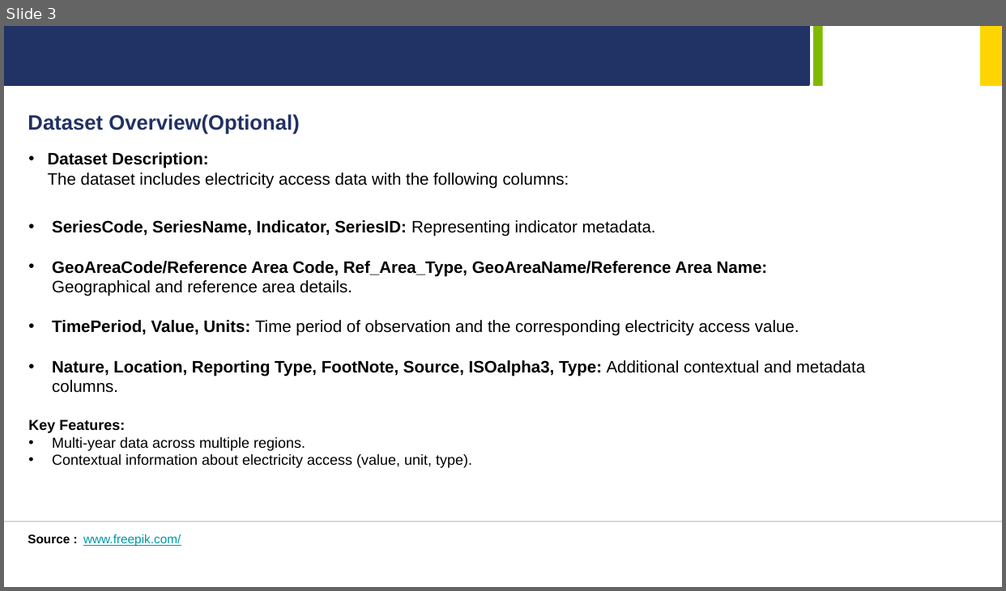
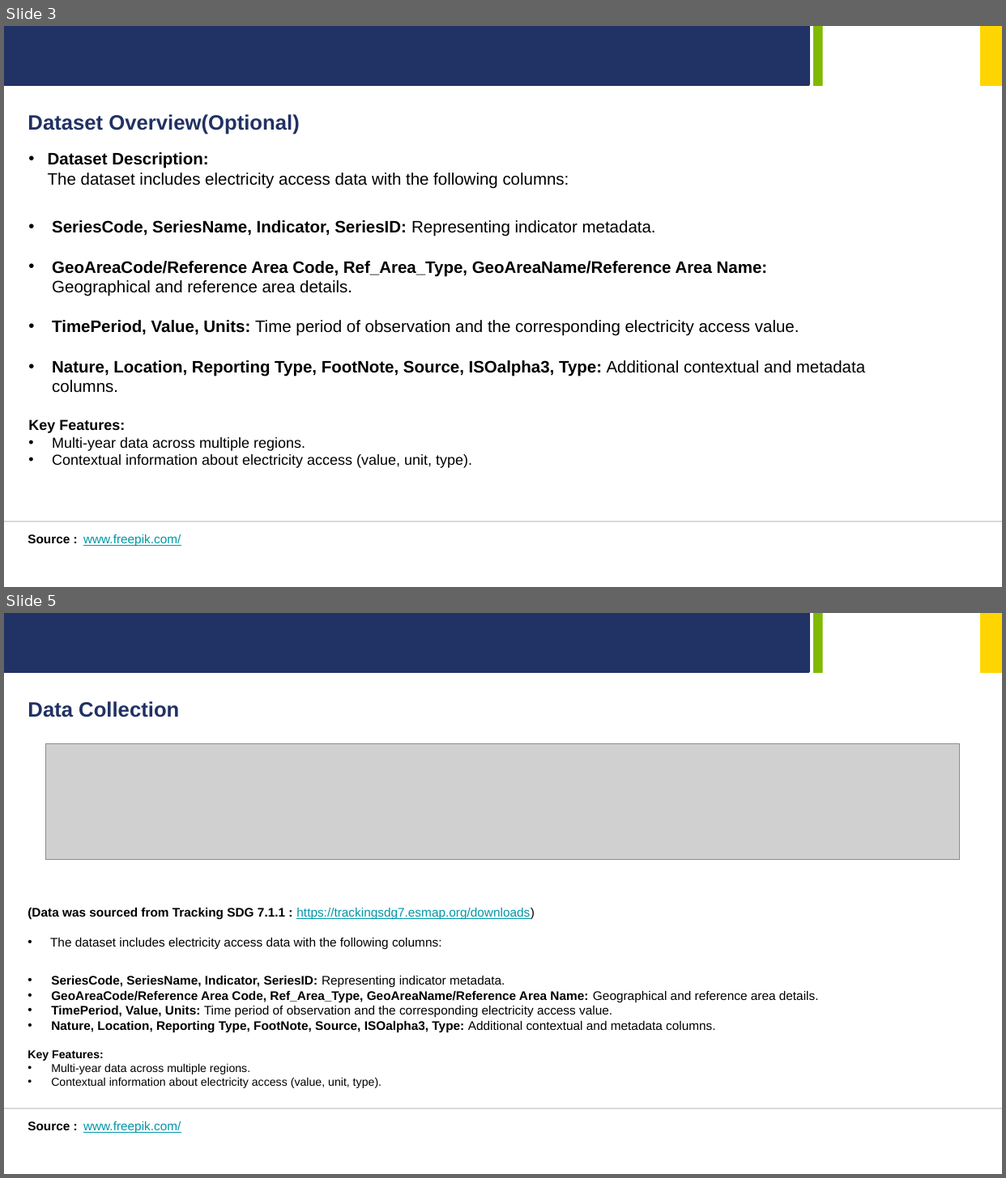
Before and after one commit to MrSaltyFish/gskillsWorkshopAI, a slide deck: finalProject/GreenSkills-AI-Case-Study.pptx. Shown one above the other, each under a label of ours: slide 3 before the commit, slides 3 and 5 after it; the slides between them are not shown. The pictures are 1006x591 and 1006x1178 pixels, drawn with LibreOffice and Linux fonts; fonts in the diff are those of the drawing; grey boxes stand for pictures; background and template pictures are left out. Boxes give left, top, right and bottom in pixels: in the first picture for what was removed or moved away, otherwise in the second. Text is boxed around its words. In the diff, an @@ line names an element or a change of style, - is before the commit and + after.

```diff
--- a/finalProject/GreenSkills-AI-Case-Study.pptx
+++ b/finalProject/GreenSkills-AI-Case-Study.pptx
@@ slide 5 added at [4,613,1002,1174], background #FFFFFF; not listed: 3 template elements that a slide beside it also shows @@
@@ text added at [27,701,179,717], 20 pt, text #213163, bold @@
+Data Collection
@@ picture added at [46,744,960,859] @@
@@ text added at [27,908,819,1088], 12 pt, text #000000 @@
+(Data was sourced from Tracking SDG 7.1.1 : https://trackingsdg7.esmap.org/downloads)
+• The dataset includes electricity access data with the following columns:
+• SeriesCode, SeriesName, Indicator, SeriesID: Representing indicator metadata.
+• GeoAreaCode/Reference Area Code, Ref_Area_Type, GeoAreaName/Reference Area Name: Geographical and reference area details.
+• TimePeriod, Value, Units: Time period of observation and the corresponding electricity access value.
+• Nature, Location, Reporting Type, FootNote, Source, ISOalpha3, Type: Additional contextual and metadata columns.
+Key Features:
+• Multi-year data across multiple regions.
+• Contextual information about electricity access (value, unit, type).
@@ line added from (4, 1109) to (1002, 1109), #D9D9D9 1 pt @@
@@ text added at [27,1122,70,1131], 12 pt, text #000000, bold @@
+Source :
@@ text added at [83,1122,181,1134], 12 pt, text #0097A7, underline @@
+www.freepik.com/
```
Also in this commit, not shown: 3 slides changed, 7 other slides added, 1 slide removed, 13 other files.
